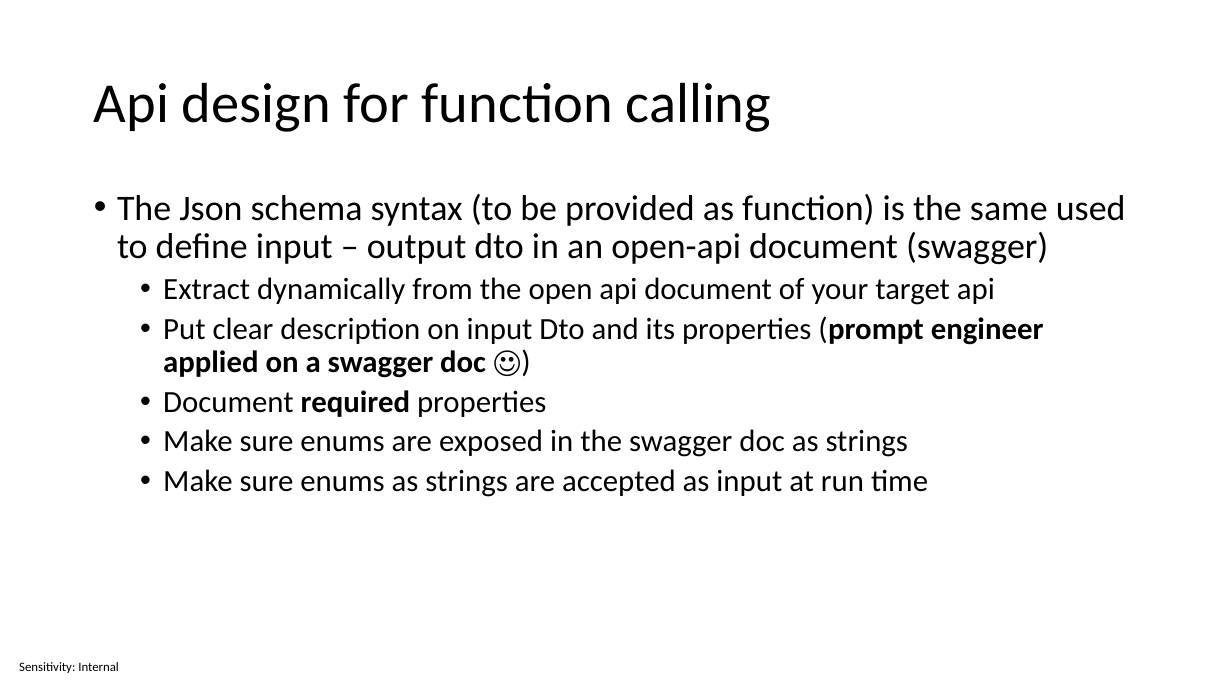
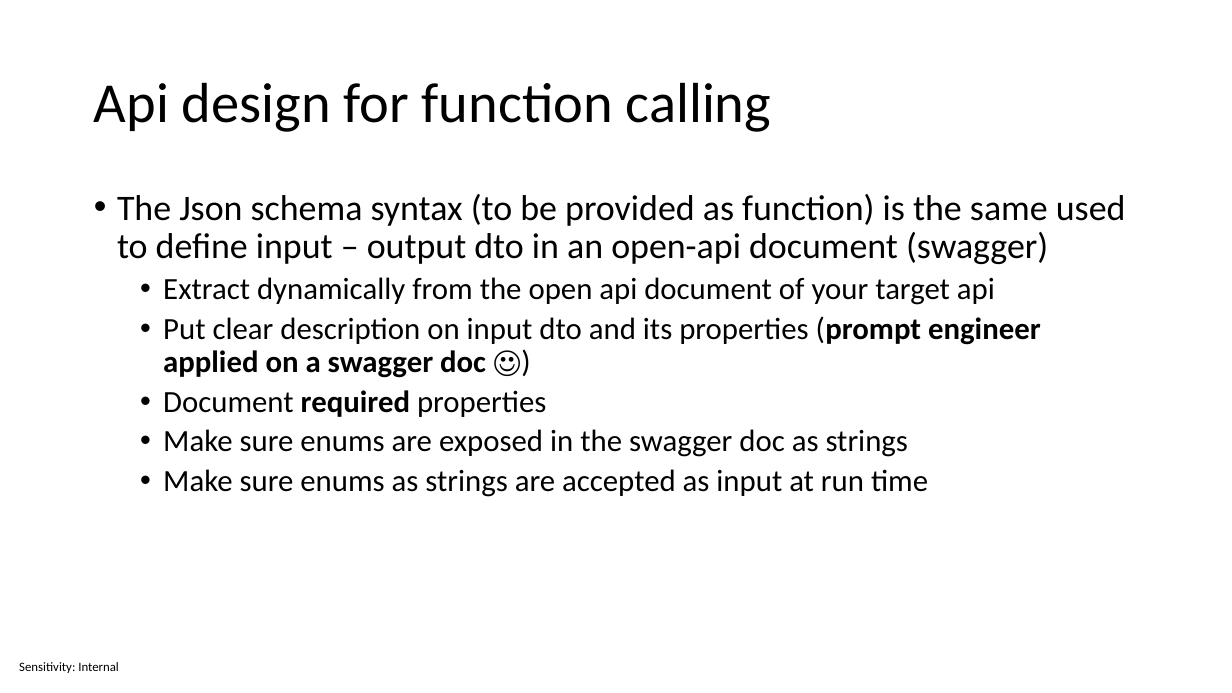
Before and after one commit to sabbadino/function-caling, a slide deck: slide 6 of Function calling.pptx (slide 5 before the commit). Drawn at 1232x693 pixels with LibreOffice and Linux fonts; fonts in the diff are those of the drawing. Boxes give left, top, right and bottom in pixels: in the first picture for what was removed or moved away, otherwise in the second. Text is boxed around its words. In the diff, an @@ line names an element or a change of style, - is before the commit and + after.

```diff
--- a/Function calling.pptx
+++ b/Function calling.pptx
@@ text at box(163, 316, 1041, 378): text changed @@
-  • Put clear description on input Dto and its properties (prompt engineer applied on a swagger doc ☺)
+  • Put clear description on input dto and its properties (prompt engineer applied on a swagger doc ☺)
```
Also in this commit, not shown: 4 other slides changed, 4 slides added.
